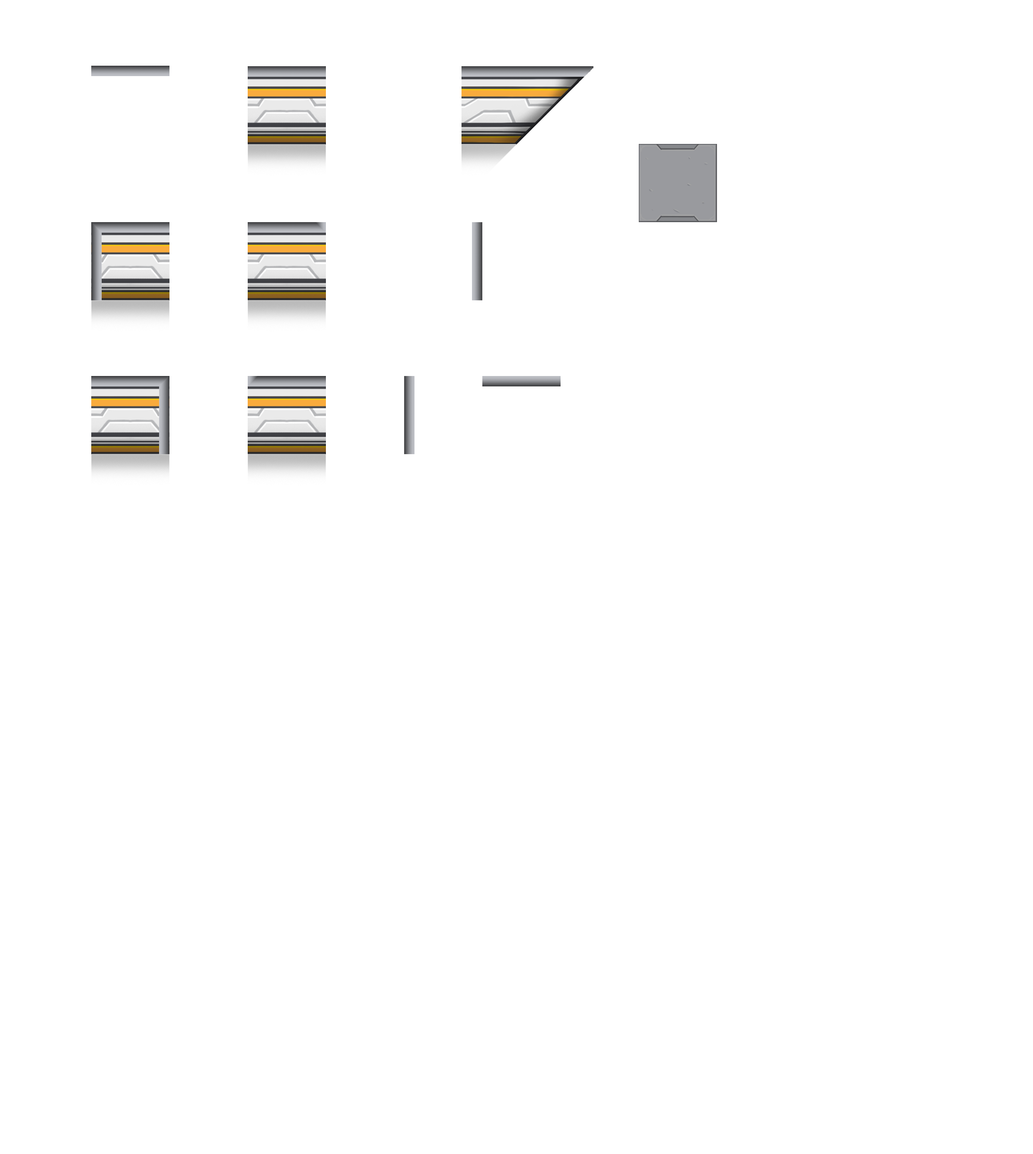
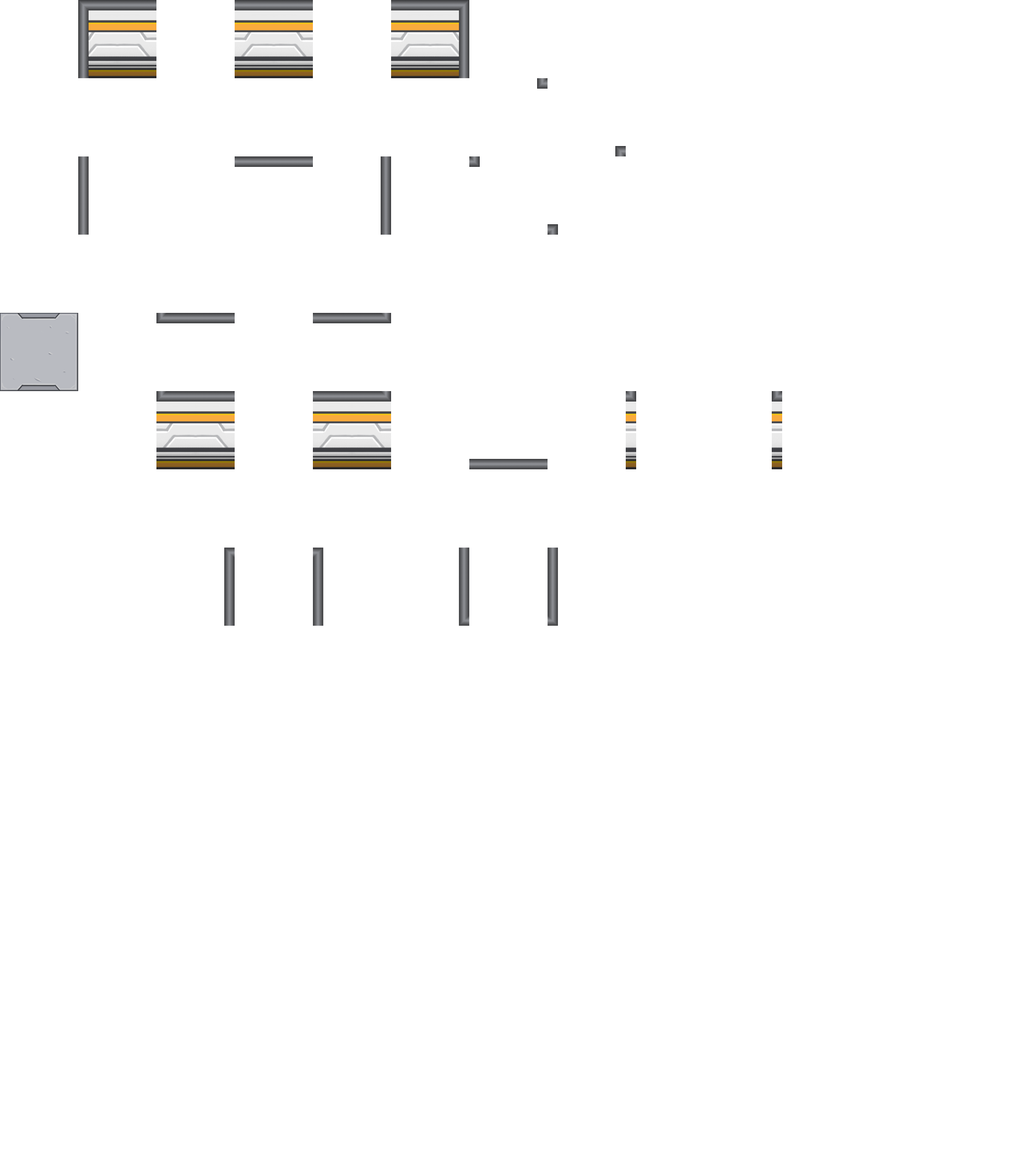
Layered file, before and after one edit (1033 × 1154). Changes by layer:
removed group "Group 1" (10 layers) over box(91, 65, 594, 483)
removed layer "Edge" from group "Group 1" over box(461, 66, 594, 172)
removed layer "Straight Right Side" from group "Group 1" over box(91, 375, 170, 483)
removed layer "Straight Left Side" from group "Group 1" over box(91, 222, 170, 329)
removed layer "Outline Left" from group "Group 1" over box(404, 375, 415, 455)
removed layer "Outline Right" from group "Group 1" over box(471, 222, 483, 301)
removed layer "Outline Bottom" from group "Group 1" over box(482, 375, 561, 387)
renamed "Straight" to "Outline T", moved it out of group "Group 1", painted on it over box(234, 66, 326, 173)
added layer "Outline B" above "Wall TL" over box(469, 458, 548, 470)
renamed "Outline" to "Wall TL", moved it out of group "Group 1", painted on it over box(78, 0, 170, 79)
removed layer "Straight Left" from group "Group 1" over box(247, 222, 326, 329)
renamed "Straight Right" to "Corner BL", moved it out of group "Group 1", painted on it over box(247, 224, 558, 483)
added layer "Wall TR" above "Outline Corner R" over box(390, 0, 470, 79)
added layer "Outline Corner R" above "Pasted Layer copy" over box(312, 312, 391, 324)
added layer "Pasted Layer copy" above "Pasted Layer copy #2" over box(312, 547, 324, 626)
added layer "Pasted Layer copy #1" above "Pasted Layer" over box(458, 547, 470, 626)
added layer "Outline Corner L" above "Pasted Layer #2" over box(156, 312, 235, 324)
added layer "Pasted Layer #2" above "Pasted Layer #1" over box(771, 390, 782, 470)
added layer "Pasted Layer #1" above "Wall BR" over box(625, 390, 636, 470)
added layer "Wall BR" above "Wall BL" over box(312, 390, 391, 470)
added layer "Wall BL" above "Wall" over box(156, 390, 235, 470)
added layer "Wall" above "Floor" over box(234, 0, 313, 79)
painted on "Floor" over box(0, 143, 717, 391)
…and 7 more changes (7 added)
